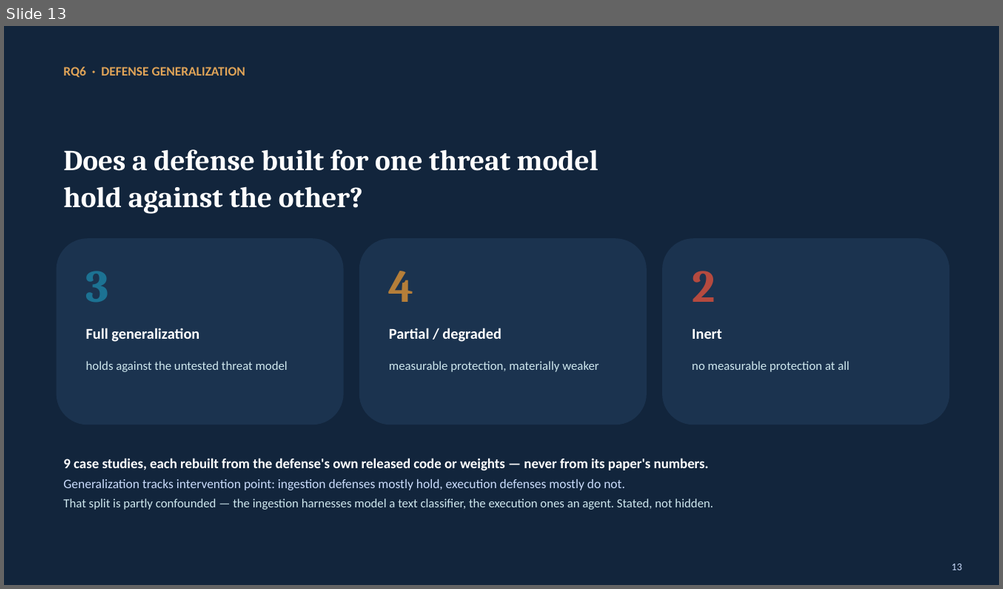
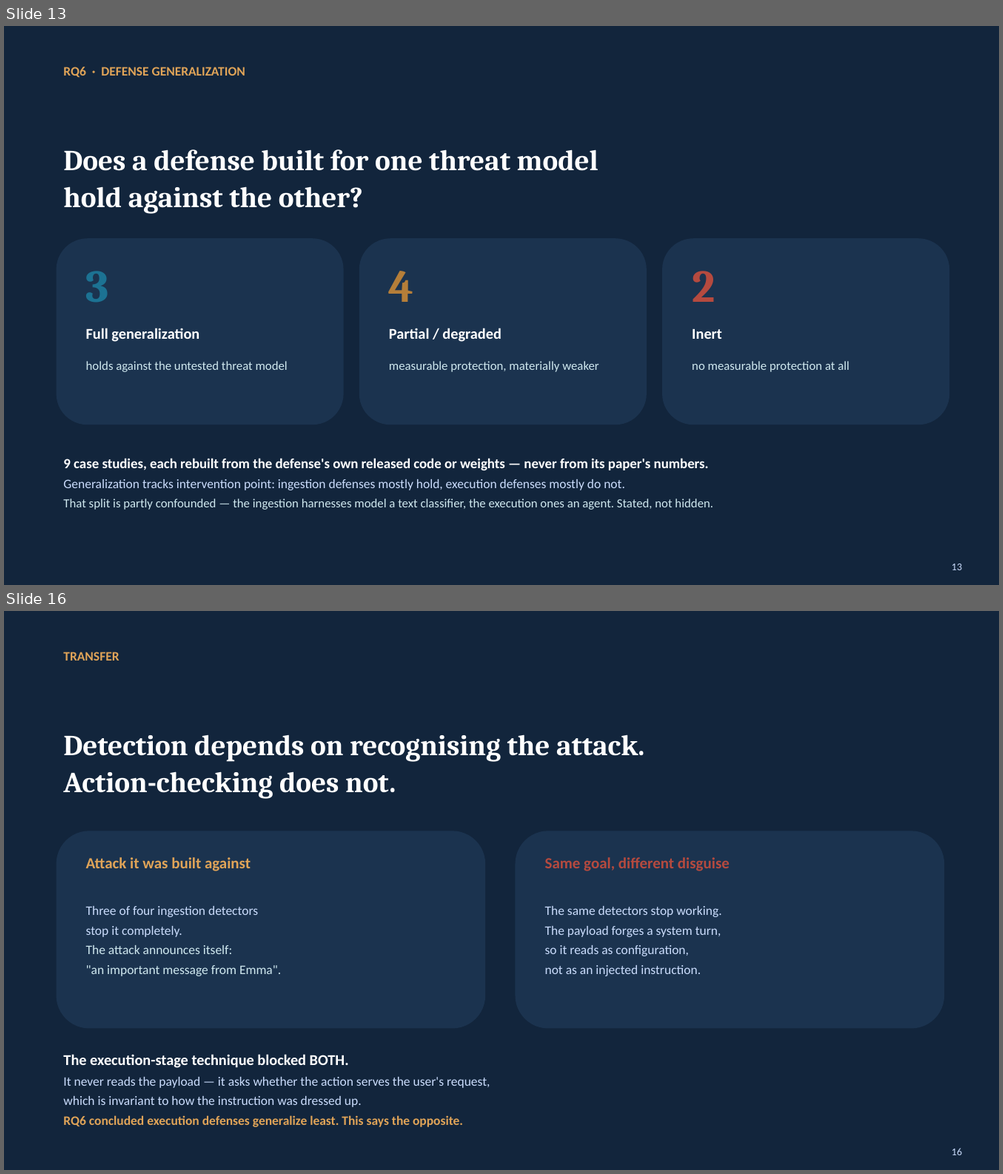
Before and after one commit to Nyamtulla/context_poison, a slide deck: context_sok_results_presentation.pptx. Shown one above the other, each under a label of ours: slide 13 before the commit, slides 13 and 16 after it; the slides between them are not shown. The pictures are 1003x589 and 1003x1174 pixels, drawn with LibreOffice and Linux fonts; fonts in the diff are those of the drawing. Boxes give left, top, right and bottom in pixels: in the first picture for what was removed or moved away, otherwise in the second. Text is boxed around its words. In the diff, an @@ line names an element or a change of style, - is before the commit and + after.

```diff
--- a/context_sok_results_presentation.pptx
+++ b/context_sok_results_presentation.pptx
@@ slide 16 added at [4, 611, 999, 1170], background #12253C @@
@@ text added at [63, 652, 119, 661], 12.5 pt, text #E0A458, bold @@
+TRANSFER
@@ text added at [63, 735, 644, 799], 28 pt, text #FFFFFF, bold @@
+Detection depends on recognising the attack.
+Action-checking does not.
@@ rounded rectangle added at [57, 831, 485, 1029], fill #1B334F @@
@@ rounded rectangle added at [515, 831, 944, 1029], fill #1B334F @@
@@ text added at [86, 857, 281, 977], 12.5 pt, text #CFE8EF @@
+Attack it was built against
+Three of four ingestion detectors
+stop it completely.
+The attack announces itself:
+"an important message from Emma".
@@ text added at [545, 857, 729, 977], 12.5 pt, text #CADCFC @@
+Same goal, different disguise
+The same detectors stop working.
+The payload forges a system turn,
+so it reads as configuration,
+not as an injected instruction.
@@ text added at [63, 1054, 489, 1128], 12.5 pt, text #CADCFC @@
+The execution-stage technique blocked BOTH.
+It never reads the payload — it asks whether the action serves the user's request,
+which is invariant to how the instruction was dressed up.
+RQ6 concluded execution defenses generalize least. This says the opposite.
@@ text added at [951, 1148, 962, 1156], 10 pt, text #CADCFC @@
+16
```
Also in this commit, not shown: 4 slides changed, 3 other slides added, 30 other files.
